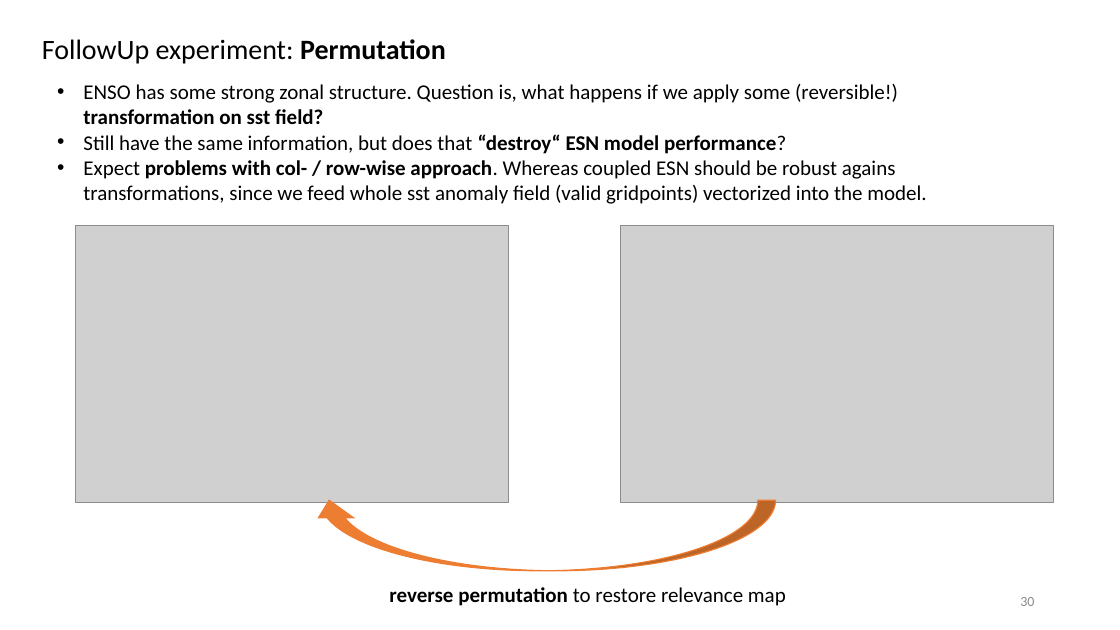
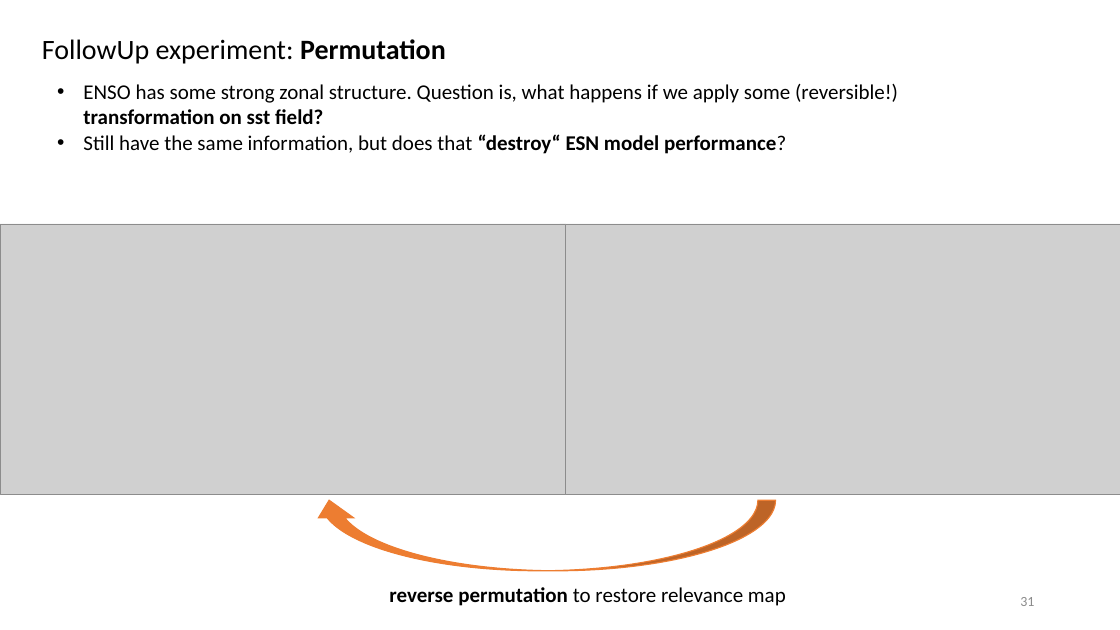
Before and after one commit to MarcoLandtHayen/EchoStateNetworks, a slide deck: slide 31 of ESN_ClassificationLRP_ENSO_OD-Talk.pptx (slide 30 before the commit). Drawn at 1120x630 pixels with LibreOffice and Linux fonts; fonts in the diff are those of the drawing; grey boxes stand for pictures. Boxes give left, top, right and bottom in pixels: in the first picture for what was removed or moved away, otherwise in the second. Text is boxed around its words. In the diff, an @@ line names an element or a change of style, - is before the commit and + after.

```diff
--- a/ESN_ClassificationLRP_ENSO_OD-Talk.pptx
+++ b/ESN_ClassificationLRP_ENSO_OD-Talk.pptx
@@ text at [83, 160, 926, 204]: paragraph removed @@
-• Expect problems with col- / row-wise approach. Whereas coupled ESN should be robust agains transformations, since we feed whole sst anomaly field (valid gridpoints) vectorized into the model.
@@ picture: place and size @@
-picture at [76, 226, 508, 502]
+picture at [0, 224, 566, 495]
@@ picture: place and size @@
-picture at [620, 226, 1053, 502]
+picture at [560, 224, 1120, 495]
@@ page number at [1020, 597, 1034, 606]: text changed @@
-30
+31
```
Also in this commit, not shown: 18 other slides changed, 2 slides added, 1 slide removed.
